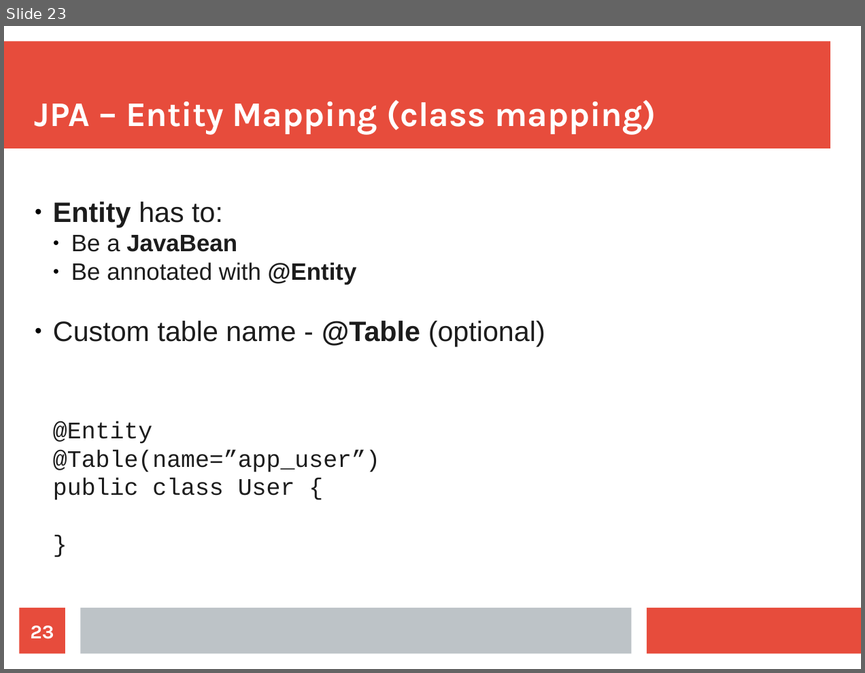
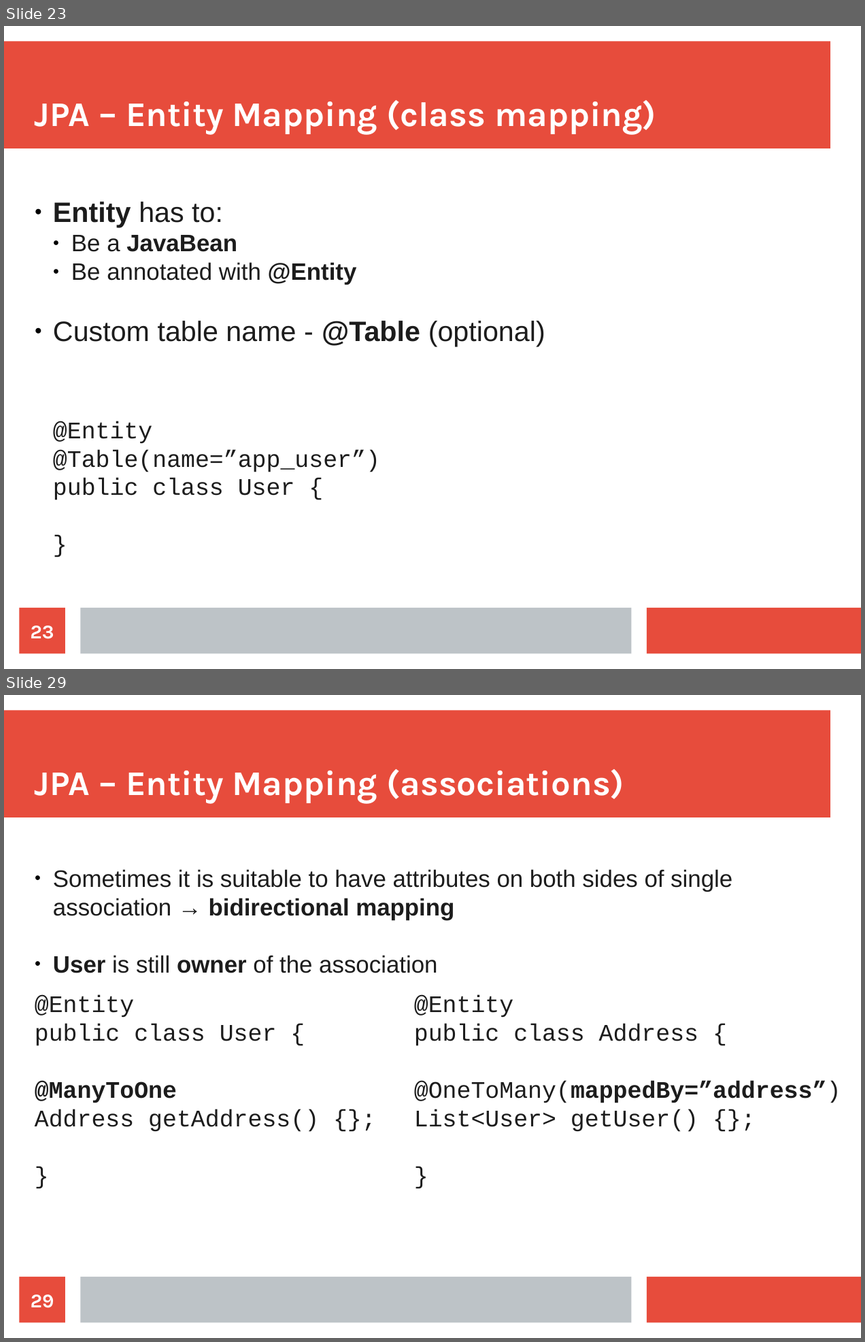
Before and after one commit to maxotta/pia-labs, a slide deck: lectures/persistence.odp. Shown one above the other, each under a label of ours: slide 23 before the commit, slides 23 and 29 after it; the slides between them are not shown. The pictures are 865x673 and 865x1342 pixels, drawn with LibreOffice and Linux fonts; fonts in the diff are those of the drawing. Boxes give left, top, right and bottom in pixels: in the first picture for what was removed or moved away, otherwise in the second. Text is boxed around its words. In the diff, an @@ line names an element or a change of style, - is before the commit and + after.

```diff
--- a/lectures/persistence.odp
+++ b/lectures/persistence.odp
@@ slide 29 added at [4, 695, 861, 1338], background #FFFFFF; not listed: 3 template elements that a slide beside it also shows @@
@@ title added at [35, 769, 624, 803], 32 pt, text #FFFFFF, bold @@
+JPA – Entity Mapping (associations)
@@ subtitle added at [53, 869, 732, 973], 22 pt, text #1C1C1C @@
+● Sometimes it is suitable to have attributes on both sides of single association → bidirectional mapping
+● User is still owner of the association
@@ text added at [35, 996, 319, 1132], 22 pt, text #1C1C1C @@
+@Entity
+public class User {
+@ManyToOne
+Address getAddress() {};
+}
@@ text added at [414, 996, 841, 1132], 22 pt, text #1C1C1C @@
+@Entity
+public class Address {
+@OneToMany(mappedBy=”address”)
+List<User> getUser() {};
+}
@@ page number added at [20, 1276, 65, 1323], fill #E74C3C, 18 pt, text #FFFFFF, bold @@
+29
```
Also in this commit, not shown: 2 slides changed, 11 other slides added.
